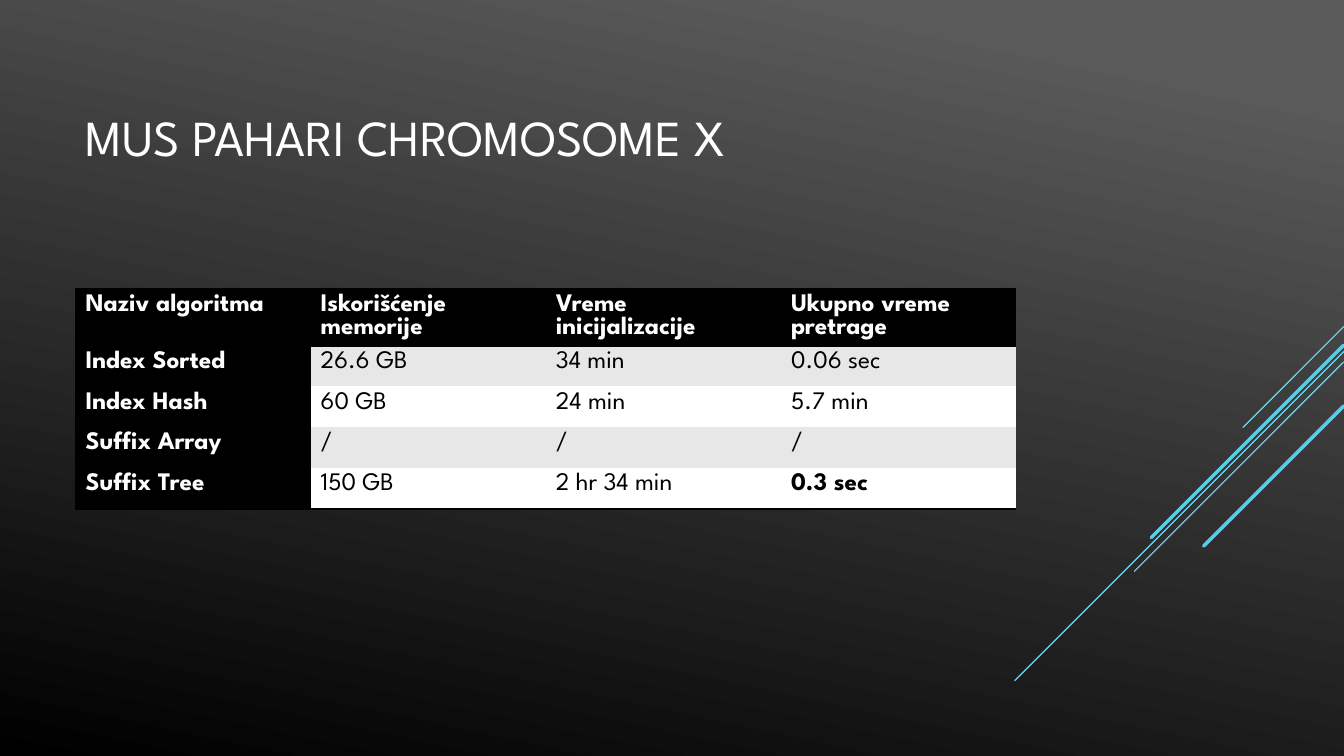
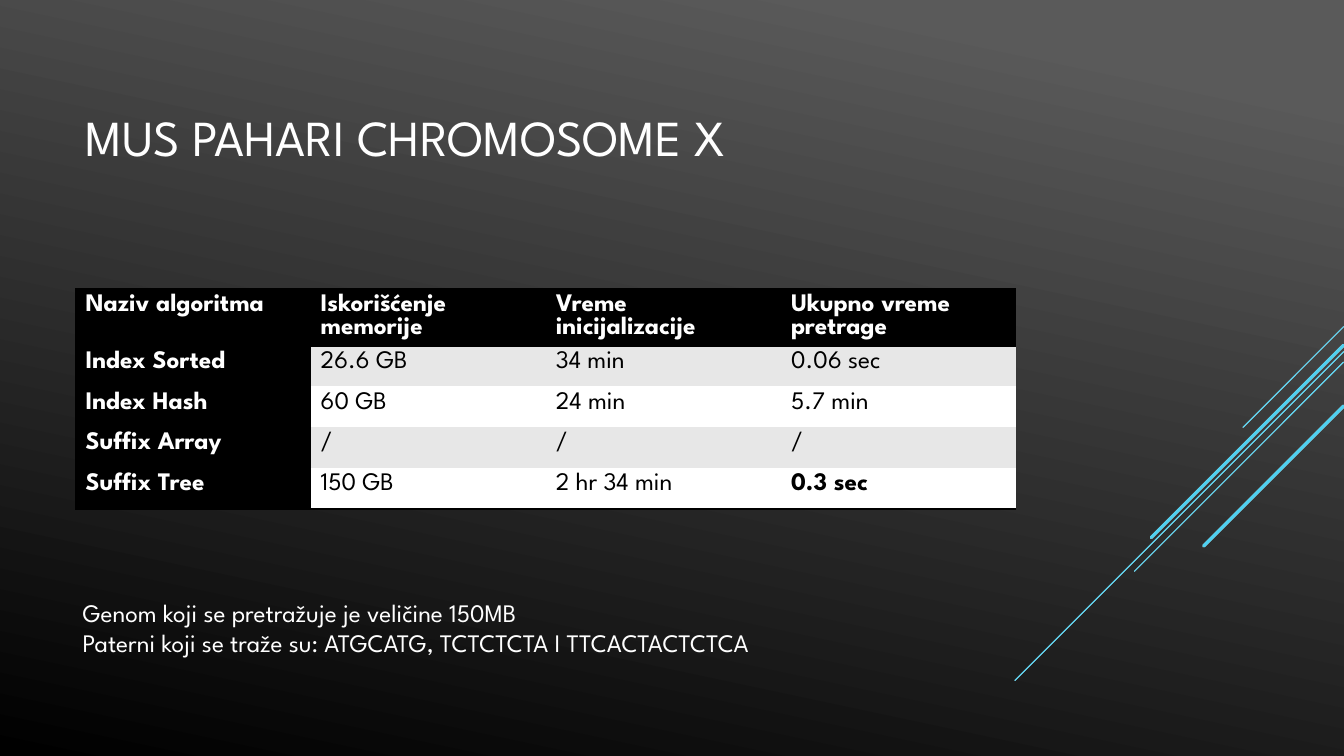
Before and after one commit to napoznata/GI_2019, a slide deck: slide 11 of Presentation/gi_presentation.pptx. Drawn at 1344x756 pixels with LibreOffice and Linux fonts; fonts in the diff are those of the drawing. Boxes give left, top, right and bottom in pixels: in the first picture for what was removed or moved away, otherwise in the second. Text is boxed around its words. In the diff, an @@ line names an element or a change of style, - is before the commit and + after.

Commit message:
Added genome sizes and patterns that are matched

```diff
--- a/Presentation/gi_presentation.pptx
+++ b/Presentation/gi_presentation.pptx
@@ text added at bbox=[83, 604, 749, 658], 18 pt, text #FFFFFF @@
+Genom koji se pretražuje je veličine 150MB
+Paterni koji se traže su: ATGCATG, TCTCTCTA I TTCACTACTCTCA
```
Also in this commit, not shown: 2 other slides changed.
